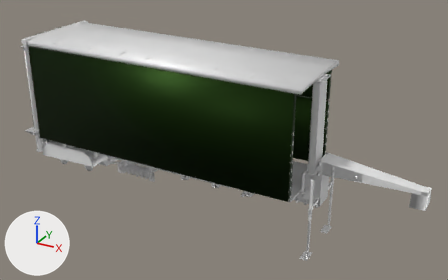
Two versions of the FBX model cage_trailer/meshes/trucks/tuning/main.fbx, one commit apart.
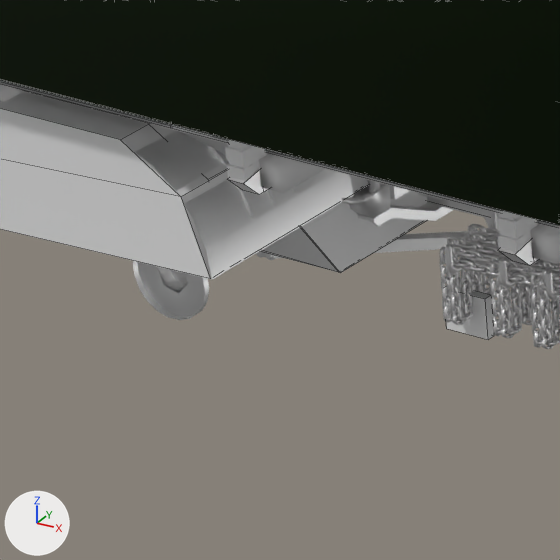
Old and new are each drawn from a camera (50 mm lens) standing at (0.0818, -0.1713, 0.1058) and looking at (-0.0266, 0.0257, 0.0073) and again close up on the part from 16% to 29% of the width and 49% to 70% of the height. Arrows for +X, +Y and +Z are at lower left; the lights stay in place. The close-ups show mesh edges as thin lines. Where no turn or scale is listed for an object, it has been applied to the vertices. Vertices at the same position are counted once.

Before the edit, the objects in view are built like this:
```python
me_cube_118 = bpy.data.meshes.new('Cube.118')
me_cube_118.from_pydata(...)  # a box spanning x -0.001..0.001, y -0.0002..0.0002, z -0.00088..0.00088
me_cube_1256 = bpy.data.meshes.new('Cube.1256')
me_cube_1256.from_pydata(...)  # 318 vertices, 246 faces; spans x -0.0921..0.057, y -0.0169..0.0169, z 0.01..0.0582
# faces by material slot: [210, 30, 6]
me_cube_1256.materials.append(mat_top_mat_009)  # its picture is missing
me_cube_1256.materials.append(mat_arm_mat_036)  # dark green #223716
me_cube_1256.materials.append(mat_cone_mat)  # white #e7e7e7
me_cube_160 = bpy.data.meshes.new('Cube.160')
me_cube_160.from_pydata(...)  # 25080 vertices, 15724 faces; spans x 0.00269..0.01722, y -0.01092..-0.00778, z 0.00696..0.0122
me_cube_160.materials.append(mat_chain_mat)  # white #e7e7e7
ob_cdt_body_004 = bpy.data.objects.new('cdt_Body.004', me_cube_1256)
ob_cdt_body_004.location = (0.0, 0.0, -0.00805)
ob_cdt_chainf_004 = bpy.data.objects.new('cdt_ChainF.004', me_cube_118)
ob_cdt_chainf_004.location = (-0.04785, -0.01297, 0.00569)
ob_chain_004 = bpy.data.objects.new('chain.004', me_cube_160)
ob_chain_004.location = (-0.05102, -0.00363, -0.00151)
# also in view: 'main2' at (-0.0144, 0.0, 0.0201); 'cdt_Lift' at (-0.0344, -0.0001, 0.013); 'lift' at (-0.0327, 0.0, 0.0293)
```
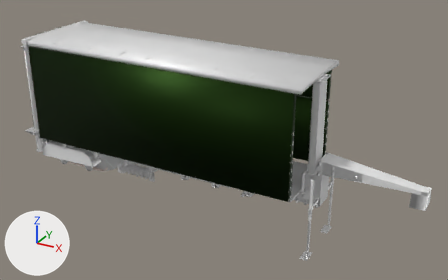
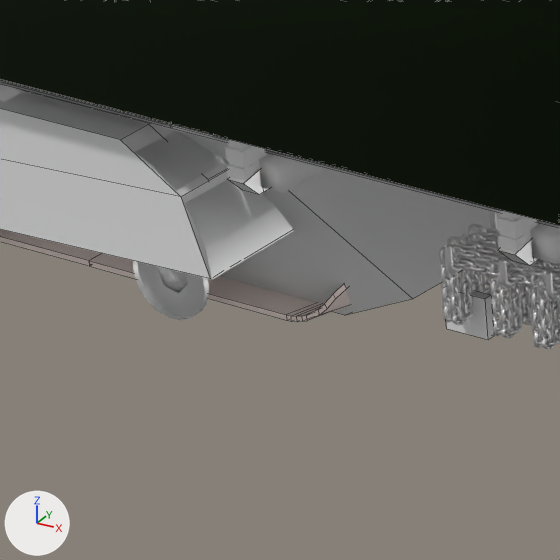
Boxes (x1, y1, x2, y2) around the edits, measured in the close-ups (560 x 560 px):
'cdt_Body.004', reshaped
    before: (0, 0, 560, 279)
    after: (0, 0, 560, 315)
'skid.002', added
    after: (0, 229, 350, 322)
part 1 of me_cube_1256, built on
    before: (179, 131, 427, 273)
    after: (172, 129, 500, 315)

The edits, one by one:
Material 'skid_mat' (mat_skid_mat) is new.
Its base color is (1.0, 0.841, 0.785) (white #ffece5).
Its roughness is 0.405.
me_cube_1256 is used by ob_cdt_body_004; location (0.0, 0.0, -0.00805).
me_cube_1256 had 318 vertices, 246 faces and spanned x -0.0921..0.057, y -0.0169..0.0169, z 0.01..0.0582.
me_cube_1256 now has 324 vertices, 249 faces and spans x -0.0921..0.057, y -0.0169..0.0169, z 0.0081..0.0582.
Part 1, on me_cube_1256:
4 faces are deleted.
4 vertices move from x -0.0801..-0.0594, y -0.0068..0.0065, z 0.01..0.0104 to x -0.0838..-0.0545, y -0.0082..0.0079, z 0.0102..0.0107.
6 vertices are added at (-0.0594, -0.0068, 0.0081), (-0.0801, -0.0068, 0.0082), (-0.0594, 0.0065, 0.0081), (-0.0801, 0.0065, 0.0082), (-0.0579, -0.0001, 0.0081), (-0.0542, -0.0001, 0.0106).
7 new faces join them, mat_top_mat_009 (its picture is missing).
Mesh me_cube_016 is new.
It has 266 vertices, 234 faces and spans x 0.057..0.0865, y -0.0192..-0.0022, z -0.0193..-0.0143.
It uses material mat_skid_mat (white #ffece5).
Object 'skid.002' (ob_skid_002) is new; it shows me_cube_016.
Its location is (-0.14096, 0.01074, 0.01944).
